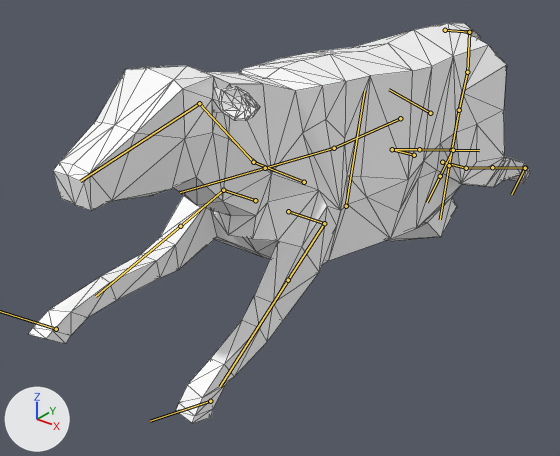
The glTF model assets/rig-a-jig/Cow_skinned.glb, before and after one commit.
Before and after are seen from a camera (50 mm lens) standing at (6.17, -9.63, 7.46) and looking at (-0.55, -1.23, 2.25). Lighting does not change. The marker at lower left points along +X, +Y and +Z. The picture after the commit comes second. Both versions are drawn at frame 17 of the action 'Jump'; the numbers are the values there. The bones that change, and the others that lie on the model, are drawn over the model as lines. Mesh edges are drawn as thin lines.

The first picture shows 'Cow'.
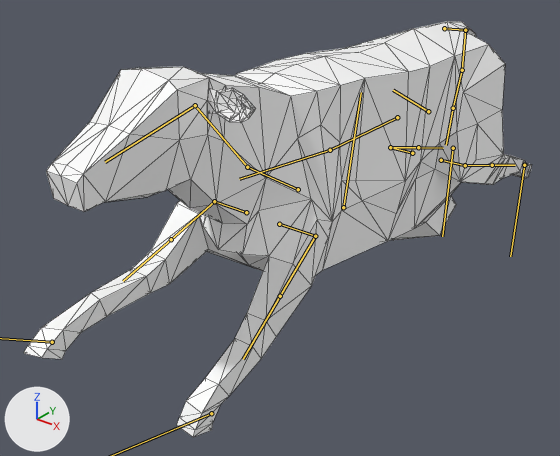
The change, as a list of edits to the scene's bpy script:
```text
Change bone_frontfoot_r:
    where bone_frontfoot_r = bpy.data.objects['Armature'].pose.bones['FrontFoot.R']  # child of 'root'
    bone_frontfoot_r.location: (0.0, 3.19, -2.15) -> (0.0, 3.27, -2.0)
    bone_frontfoot_r.rotation_quaternion: (0.938, -0.348, 0.0, 0.0) -> (0.963, -0.269, 0.0, 0.0)  # degrees (-41, 0, 0) -> degrees (-31, 0, 0)
Change bone_body:
    where bone_body = bpy.data.objects['Armature'].pose.bones['Body']  # child of 'root'
    bone_body.location: (0.0, 0.13, 0.26) -> (0.0, 0.13, 0.33)
    bone_body.rotation_quaternion: (0.994, -0.105, 0.0, 0.0) -> (0.995, -0.096, 0.0, 0.0)  # degrees (-12, 0, 0) -> degrees (-11, 0, 0)
Change bone_frontleg_r:
    where bone_frontleg_r = bpy.data.objects['Armature'].pose.bones['FrontLeg.R']  # child of 'Body'
    bone_frontleg_r.location: (-0.04, 0.0, 0.03) -> (-0.13, 0.0, 0.13)
Change bone_frontleg_l:
    where bone_frontleg_l = bpy.data.objects['Armature'].pose.bones['FrontLeg.L']  # child of 'Body'
    bone_frontleg_l.location: (-0.04, 0.0, -0.03) -> (-0.13, 0.0, -0.13)
    bone_frontleg_l.rotation_quaternion: (0.969, 0.0, -0.248, 0.0) -> (0.974, 0.0, -0.227, 0.0)  # degrees (0, -29, 0) -> degrees (0, -26, 0)
Change bone_back:
    where bone_back = bpy.data.objects['Armature'].pose.bones['Back']  # child of 'Body'
    bone_back.rotation_quaternion: (0.999, 0.008, -0.003, 0.046) -> (1.0, 0.0, 0.0, 0.0)  # degrees (1, 0, 5) -> degrees (0, 0, 0)
Change bone_shoulders:
    where bone_shoulders = bpy.data.objects['Armature'].pose.bones['Shoulders']  # child of 'Body'
    bone_shoulders.location: (-0.03, -0.53, 0.1) -> (-0.02, -0.53, 0.02)
    bone_shoulders.rotation_quaternion: (0.994, -0.105, 0.006, -0.01) -> (0.997, -0.078, 0.004, -0.009)  # degrees (-12, 1, -1) -> degrees (-9, 0, -1)
Change bone_backfoot_r:
    where bone_backfoot_r = bpy.data.objects['Armature'].pose.bones['BackFoot.R']  # child of 'root'
    bone_backfoot_r.location: (0.0, -2.55, -1.53) -> (0.0, -2.52, -1.58)
    bone_backfoot_r.rotation_quaternion: (0.933, 0.359, 0.0, 0.0) -> (0.718, 0.696, 0.0, 0.0)  # degrees (42, 0, 0) -> degrees (88, 0, 0)
Change bone_frontfoot_l:
    where bone_frontfoot_l = bpy.data.objects['Armature'].pose.bones['FrontFoot.L']  # child of 'root'
    bone_frontfoot_l.location: (0.0, 2.38, -1.44) -> (0.0, 2.38, -1.25)
    bone_frontfoot_l.rotation_quaternion: (0.987, -0.16, 0.0, 0.0) -> (0.991, -0.13, 0.0, 0.0)  # degrees (-18, 0, 0) -> degrees (-15, 0, 0)
Change bone_backfoot_l:
    where bone_backfoot_l = bpy.data.objects['Armature'].pose.bones['BackFoot.L']  # child of 'root'
    bone_backfoot_l.location: (0.0, -2.57, -1.51) -> (0.0, -2.53, -1.58)
    bone_backfoot_l.rotation_quaternion: (0.943, 0.334, 0.0, 0.0) -> (0.712, 0.702, 0.0, 0.0)  # degrees (39, 0, 0) -> degrees (89, 0, 0)
```

Where the change shows, as pixel boxes (x1, y1, x2, y2) in the pictures (560 x 456 px):
'Cow', posed: before (28, 23, 531, 423); after (24, 21, 532, 437)
bone 'Body', root to tip: before (346, 206) to (364, 91); after (343, 207) to (361, 92)
bone 'FrontLeg.R', root to tip: before (255, 200) to (223, 190); after (246, 212) to (214, 201)
bone 'FrontLeg.L', root to tip: before (288, 211) to (324, 223); after (279, 224) to (315, 236)
bone 'Back', root to tip: before (430, 113) to (389, 89); after (428, 111) to (393, 90)
bone 'Shoulders', root to tip: before (304, 182) to (253, 162); after (298, 189) to (247, 167)
bone 'BackFoot.R', root to tip: before (453, 150) to (440, 176); after (453, 148) to (442, 236)
bone 'BackFoot.L', root to tip: before (525, 168) to (511, 194); after (524, 165) to (510, 256)
